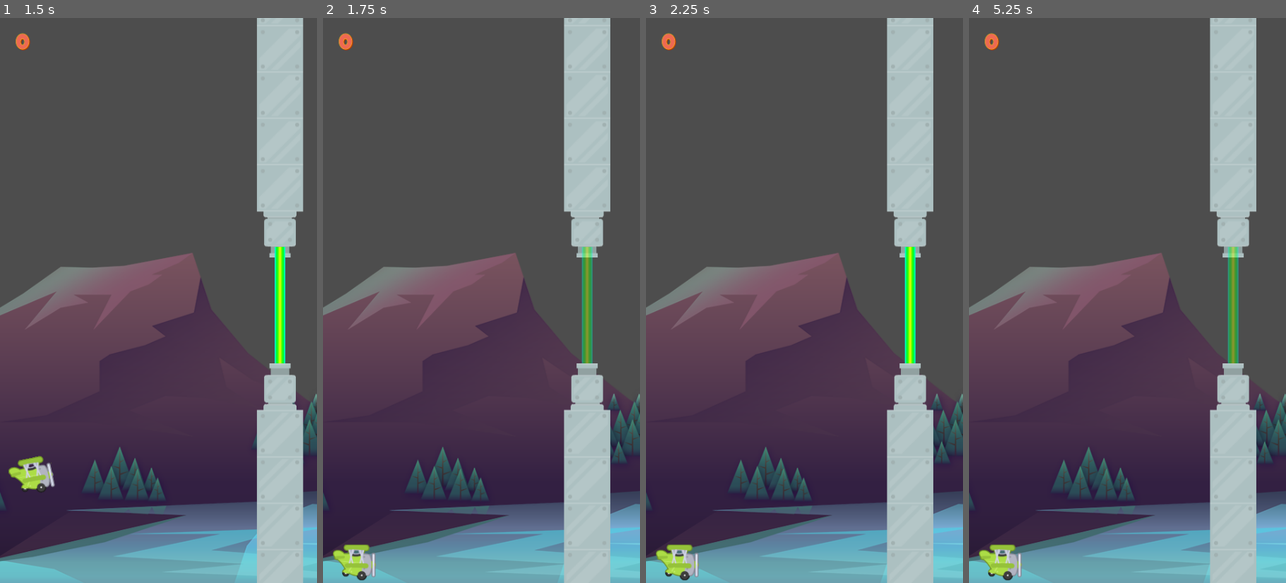
Above: before the commit, frames 1-4 (left to right).
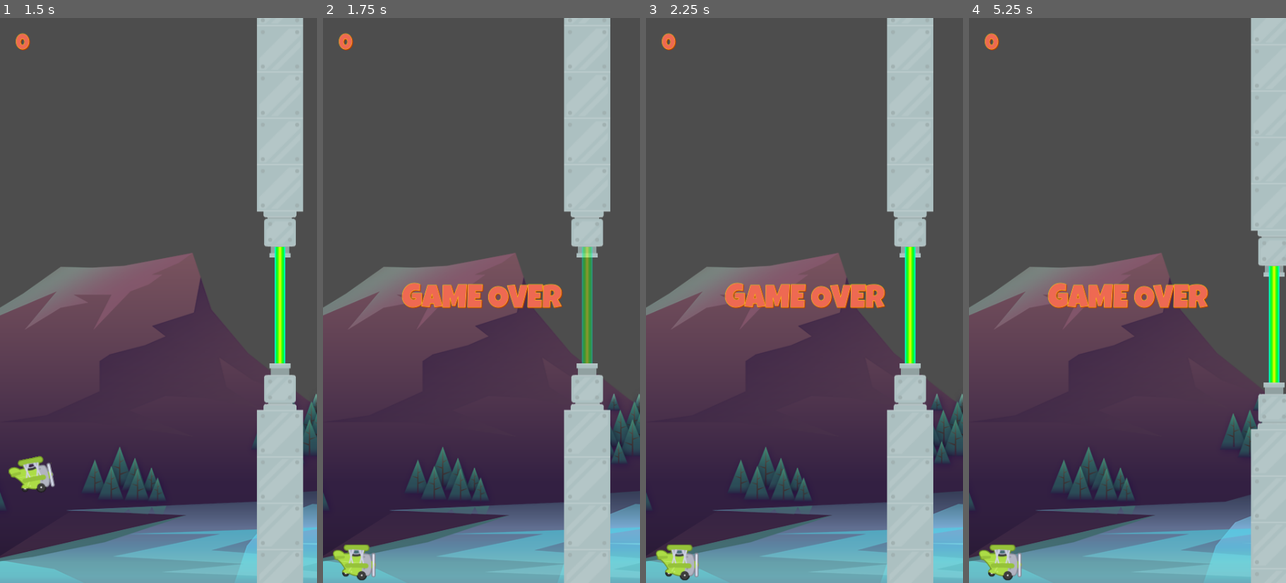
Above: after the commit, the same moments.

Repository: larryburd/TappyPlane
Game: Godot game, scene res://Scenes/Main/main.tscn
Same seed, same stepped clock (60 frames per second), same inputs: the game is played once before the commit and once after it.
Inputs:
- Up to frame 1 (1.5 s): tap Space (fly) at 0.5, 0.6, 1.35 s
- Up to frame 2 (1.75 s): no input
- Up to frame 3 (2.25 s): tap Space (fly) at 2.1 s
- Up to frame 4 (5.25 s): tap Space (fly) at 2.85, 3.6, 4.25, 4.35, 5.1 s

Frame 1 is identical in both runs. In frame 2, 1.8% of the frame differs, in the area x 24-76%, y 46-52%; in frame 3, 1.8%; in frame 4, 21%, in the area x 24-100%, y 0-100%.

Commit message:
added sound and fixed layer masks

Diff:
--- a/Scenes/Barrier/barrier.tscn
+++ b/Scenes/Barrier/barrier.tscn
@@ -4,6 +4,8 @@
 size = Vector2(499, 20)
 
 [node name="Barrier" type="StaticBody2D"]
+collision_layer = 2
+collision_mask = 0
 
 [node name="CollisionShape2D" type="CollisionShape2D" parent="."]
 position = Vector2(239.5, 0)
--- a/Scenes/Game/game.gd
+++ b/Scenes/Game/game.gd
@@ -10,6 +10,7 @@
 func _ready():
 	SignalManager.on_plane_died.connect(_on_plane_died)
 	spawn_pipes()
+	ScoreManager.set_score(0)
 
 # Called every frame. 'delta' is the elapsed time since the previous frame.
 func _process(delta):
--- a/Scenes/Game/game.tscn
+++ b/Scenes/Game/game.tscn
@@ -6,6 +6,7 @@
 [ext_resource type="PackedScene" uid="uid://dk5l6swqkagdd" path="res://Scenes/Barrier/barrier.tscn" id="3_4pwuu"]
 [ext_resource type="PackedScene" uid="uid://dwog0hjeq6u8f" path="res://Scenes/Pipes/pipes.tscn" id="4_7pg68"]
 [ext_resource type="PackedScene" uid="uid://cmgng3ey3rynd" path="res://Scenes/HUD/hud.tscn" id="6_ko2uy"]
+[ext_resource type="PackedScene" uid="uid://c1rr5bysnr8ku" path="res://Scenes/GameOver/game_over.tscn" id="7_6bhbk"]
 
 [node name="Game" type="Node2D"]
 script = ExtResource("1_40qsd")
@@ -38,4 +39,6 @@
 
 [node name="HUD" parent="CanvasLayer" instance=ExtResource("6_ko2uy")]
 
+[node name="GameOver" parent="CanvasLayer" instance=ExtResource("7_6bhbk")]
+
 [connection signal="timeout" from="SpawnTimer" to="." method="_on_spawn_timer_timeout"]
--- /dev/null
+++ b/Scenes/GameOver/game_over.gd
@@ -0,0 +1,26 @@
+extends Control
+
+@onready var g_over_label = $GOverLabel
+@onready var space_label = $SpaceLabel
+@onready var timer = $Timer
+@onready var game_over_sound = $GameOverSound
+
+# Called when the node enters the scene tree for the first time.
+func _ready():
+	hide()
+	SignalManager.on_plane_died.connect(on_plane_died)
+
+
+func _process(delta):
+	if space_label.visible:
+		if Input.is_action_just_pressed("fly"):
+			GameManager.load_main_scene()
+
+func on_plane_died() -> void:
+	show()
+	timer.start()
+	game_over_sound.play()
+
+func _on_timer_timeout():
+	g_over_label.hide()
+	space_label.show()
--- /dev/null
+++ b/Scenes/GameOver/game_over.tscn
@@ -0,0 +1,60 @@
+[gd_scene load_steps=4 format=3 uid="uid://c1rr5bysnr8ku"]
+
+[ext_resource type="Script" path="res://Scenes/GameOver/game_over.gd" id="1_db2ow"]
+[ext_resource type="LabelSettings" uid="uid://1efviun3tevd" path="res://assets/lg_red_48.tres" id="1_dvsvn"]
+[ext_resource type="AudioStream" uid="uid://dq8yanrdm7cwn" path="res://assets/audio/game_over.wav" id="3_pvmyb"]
+
+[node name="GameOver" type="Control"]
+layout_mode = 3
+anchors_preset = 15
+anchor_right = 1.0
+anchor_bottom = 1.0
+grow_horizontal = 2
+grow_vertical = 2
+script = ExtResource("1_db2ow")
+
+[node name="GOverLabel" type="Label" parent="."]
+layout_mode = 1
+anchors_preset = 8
+anchor_left = 0.5
+anchor_top = 0.5
+anchor_right = 0.5
+anchor_bottom = 0.5
+offset_left = -20.0
+offset_top = -11.5
+offset_right = 20.0
+offset_bottom = 11.5
+grow_horizontal = 2
+grow_vertical = 2
+text = "GAME OVER"
+label_settings = ExtResource("1_dvsvn")
+horizontal_alignment = 1
+vertical_alignment = 1
+
+[node name="SpaceLabel" type="Label" parent="."]
+visible = false
+layout_mode = 1
+anchors_preset = 8
+anchor_left = 0.5
+anchor_top = 0.5
+anchor_right = 0.5
+anchor_bottom = 0.5
+offset_left = -20.0
+offset_top = -11.5
+offset_right = 20.0
+offset_bottom = 11.5
+grow_horizontal = 2
+grow_vertical = 2
+text = "PRESS SPACE"
+label_settings = ExtResource("1_dvsvn")
+horizontal_alignment = 1
+vertical_alignment = 1
+
+[node name="Timer" type="Timer" parent="."]
+wait_time = 2.0
+one_shot = true
+
+[node name="GameOverSound" type="AudioStreamPlayer" parent="."]
+stream = ExtResource("3_pvmyb")
+
+[connection signal="timeout" from="Timer" to="." method="_on_timer_timeout"]
--- a/Scenes/Laser/laser.tscn
+++ b/Scenes/Laser/laser.tscn
@@ -28,6 +28,7 @@
 }
 
 [node name="Laser" type="Area2D"]
+collision_layer = 0
 
 [node name="Sprite2D" type="Sprite2D" parent="."]
 self_modulate = Color(1, 1, 1, 0.469698)
--- a/Scenes/Main/main.tscn
+++ b/Scenes/Main/main.tscn
@@ -1,10 +1,11 @@
-[gd_scene load_steps=8 format=3 uid="uid://b5xp8qbwv07sa"]
+[gd_scene load_steps=9 format=3 uid="uid://b5xp8qbwv07sa"]
 
 [ext_resource type="Texture2D" uid="uid://bn7605pfug05x" path="res://assets/background/sky.png" id="1_4jn13"]
 [ext_resource type="LabelSettings" uid="uid://dihrk3vkdfy2l" path="res://assets/lg_red_72.tres" id="1_6mn8v"]
 [ext_resource type="Script" path="res://Scenes/Main/main.gd" id="1_50kpi"]
 [ext_resource type="LabelSettings" uid="uid://bdpy8qy5t4nev" path="res://assets/lg_white_48.tres" id="2_ai3e2"]
 [ext_resource type="LabelSettings" uid="uid://jbvladodt46x" path="res://assets/lg_red.tres" id="2_wlt5t"]
+[ext_resource type="AudioStream" uid="uid://3ia15qhv7eey" path="res://assets/audio/bgm_menu.mp3" id="6_uojfu"]
 
 [sub_resource type="Animation" id="Animation_x4dn0"]
 resource_name = "flash"
@@ -100,3 +101,7 @@
 "": SubResource("AnimationLibrary_kchte")
 }
 autoplay = "flash"
+
+[node name="MenuSound" type="AudioStreamPlayer" parent="."]
+stream = ExtResource("6_uojfu")
+autoplay = true
--- a/Scenes/Pipe/Pipe.tscn
+++ b/Scenes/Pipe/Pipe.tscn
@@ -6,6 +6,7 @@
 size = Vector2(70, 584)
 
 [node name="Pipe" type="Area2D"]
+collision_layer = 0
 
 [node name="Sprite2D" type="Sprite2D" parent="."]
 texture = ExtResource("1_8ieqf")
--- a/Scenes/Pipes/pipes.gd
+++ b/Scenes/Pipes/pipes.gd
@@ -1,5 +1,6 @@
 extends Node2D
 
+@onready var score_sound = $ScoreSound
 
 # Called when the node enters the scene tree for the first time.
 func _ready():
@@ -20,6 +21,7 @@
 func _on_laser_body_exited(body):
 	if body.is_in_group(GameManager.GROUP_PLAYER):
 		ScoreManager.increment_score()
+		score_sound.play()
 
 
 func _on_pipe_body_entered(body):
--- a/Scenes/Pipes/pipes.tscn
+++ b/Scenes/Pipes/pipes.tscn
@@ -1,8 +1,9 @@
-[gd_scene load_steps=4 format=3 uid="uid://dwog0hjeq6u8f"]
+[gd_scene load_steps=5 format=3 uid="uid://dwog0hjeq6u8f"]
 
 [ext_resource type="PackedScene" uid="uid://bv36e45aofqgb" path="res://Scenes/Pipe/Pipe.tscn" id="1_pq3ag"]
 [ext_resource type="Script" path="res://Scenes/Pipes/pipes.gd" id="1_pvnb5"]
 [ext_resource type="PackedScene" uid="uid://cd38d41x7xeiw" path="res://Scenes/Laser/laser.tscn" id="2_tcr8c"]
+[ext_resource type="AudioStream" uid="uid://dsmt8i3s45ely" path="res://assets/audio/score.wav" id="4_kklc7"]
 
 [node name="Pipes" type="Node2D" groups=["pipes"]]
 script = ExtResource("1_pvnb5")
@@ -19,6 +20,9 @@
 [node name="VisibleOnScreenNotifier2D" type="VisibleOnScreenNotifier2D" parent="."]
 position = Vector2(111, 0)
 
+[node name="ScoreSound" type="AudioStreamPlayer" parent="."]
+stream = ExtResource("4_kklc7")
+
 [connection signal="body_entered" from="Upper" to="." method="_on_pipe_body_entered"]
 [connection signal="body_exited" from="Laser" to="." method="_on_laser_body_exited"]
 [connection signal="body_entered" from="Lower" to="." method="_on_pipe_body_entered"]
--- a/Scenes/Plane/plane.gd
+++ b/Scenes/Plane/plane.gd
@@ -2,6 +2,7 @@
 
 @onready var animated_sprite_2d = $AnimatedSprite2D
 @onready var animation_player = $AnimationPlayer
+@onready var engine_sound = $EngineSound
 
 const GRAVITY: float = 1500.0
 const POWER: float = -500.0
@@ -27,5 +28,6 @@
 
 func die() -> void:
 	set_physics_process(false)
+	engine_sound.stop()
 	animated_sprite_2d.stop()
 	SignalManager.on_plane_died.emit()
--- a/Scenes/Plane/plane.tscn
+++ b/Scenes/Plane/plane.tscn
@@ -1,7 +1,8 @@
-[gd_scene load_steps=11 format=3 uid="uid://cblgcj3h2perp"]
+[gd_scene load_steps=12 format=3 uid="uid://cblgcj3h2perp"]
 
 [ext_resource type="Script" path="res://Scenes/Plane/plane.gd" id="1_1lkc5"]
 [ext_resource type="Texture2D" uid="uid://upvl5ld8dgoo" path="res://assets/plane/planes_sheet.png" id="1_bgknb"]
+[ext_resource type="AudioStream" uid="uid://dwyoyyv4wxwrg" path="res://assets/audio/engine.mp3" id="3_mvue1"]
 
 [sub_resource type="AtlasTexture" id="AtlasTexture_en5ht"]
 atlas = ExtResource("1_bgknb")
@@ -73,6 +74,7 @@
 }
 
 [node name="Plane" type="CharacterBody2D" groups=["player"]]
+collision_mask = 2
 script = ExtResource("1_1lkc5")
 
 [node name="AnimatedSprite2D" type="AnimatedSprite2D" parent="."]
@@ -88,3 +90,7 @@
 libraries = {
 "": SubResource("AnimationLibrary_73xw3")
 }
+
+[node name="EngineSound" type="AudioStreamPlayer2D" parent="."]
+stream = ExtResource("3_mvue1")
+autoplay = true
--- a/Singletons/score_manager.gd
+++ b/Singletons/score_manager.gd
@@ -11,12 +11,10 @@
 
 func set_score(v: int) -> void:
 	_score = v
-	print("set_score: ", _score)
 
 	# Change high score if new score is higher than previous
 	if _score > _high_score:
 		_high_score = _score
-		print("_high_score: ", _high_score)
 
 	SignalManager.on_score_updated.emit()
 
--- /dev/null
+++ b/assets/lg_red_48.tres
@@ -0,0 +1,12 @@
+[gd_resource type="LabelSettings" load_steps=2 format=3 uid="uid://1efviun3tevd"]
+
+[ext_resource type="FontFile" uid="uid://dcc3xgpxmax2h" path="res://assets/fonts/LuckiestGuy-Regular.ttf" id="1_b1vlm"]
+
+[resource]
+font = ExtResource("1_b1vlm")
+font_size = 48
+font_color = Color(0.931144, 0.410746, 0.320605, 1)
+outline_size = 2
+outline_color = Color(1, 0.898039, 0, 1)
+shadow_size = 3
+shadow_color = Color(0.768627, 0.192157, 0, 0.819608)
Not shown: 1 places in Scenes/Game/game.tscn that only renumber resources
Not shown, changed: assets/audio/bgm_menu.mp3.import
Not shown, changed: assets/audio/engine.mp3.import
